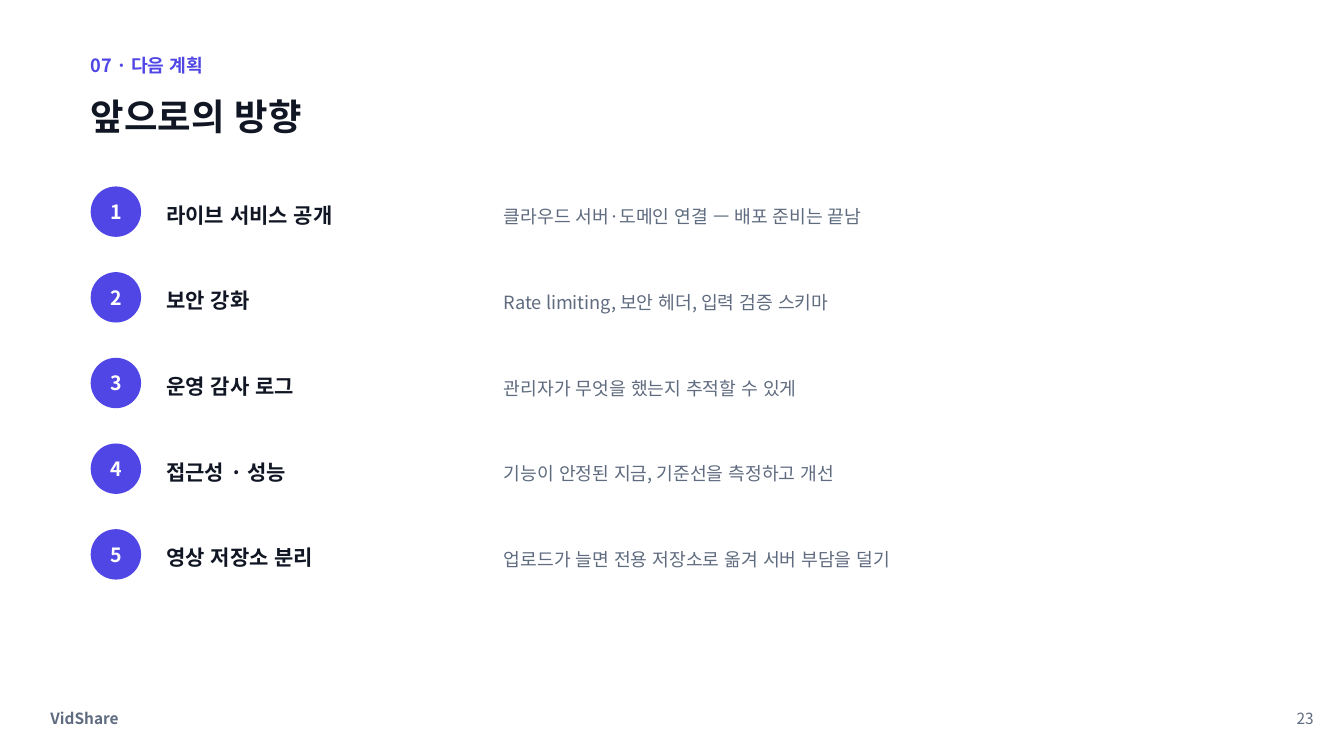
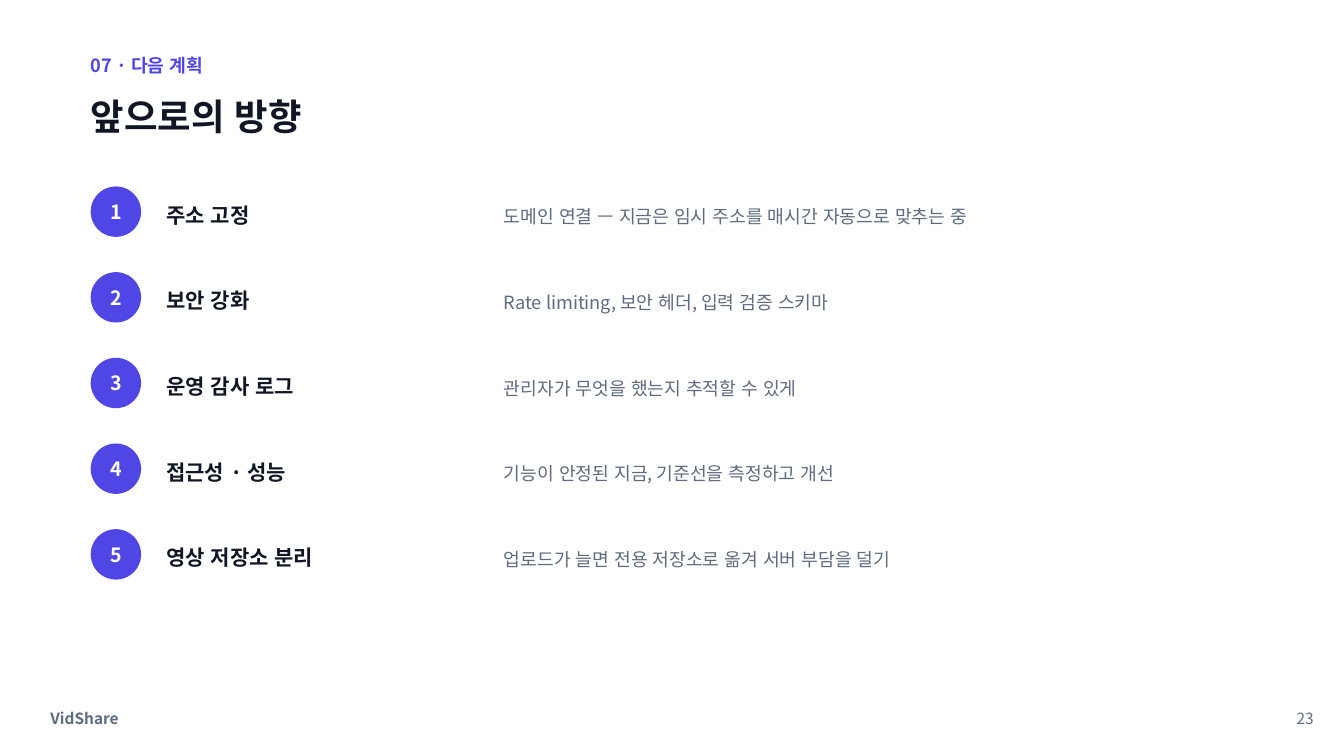
Before and after one commit to samam0234/vidshare, a slide deck: slide 23 of portfolio/VidShare-포트폴리오.pptx. Drawn at 1344x756 pixels with LibreOffice and Linux fonts; fonts in the diff are those of the drawing. Boxes give left, top, right and bottom in pixels: in the first picture for what was removed or moved away, otherwise in the second. Text is boxed around its words. In the diff, an @@ line names an element or a change of style, - is before the commit and + after.

```diff
--- a/portfolio/VidShare-포트폴리오.pptx
+++ b/portfolio/VidShare-포트폴리오.pptx
@@ text at [166, 205, 250, 225]: text changed @@
-라이브 서비스 공개
+주소 고정
@@ text at [504, 208, 967, 225]: text changed @@
-클라우드 서버·도메인 연결 — 배포 준비는 끝남
+도메인 연결 — 지금은 임시 주소를 매시간 자동으로 맞추는 중
```
Also in this commit, not shown: 3 other slides changed, 10 other files.
